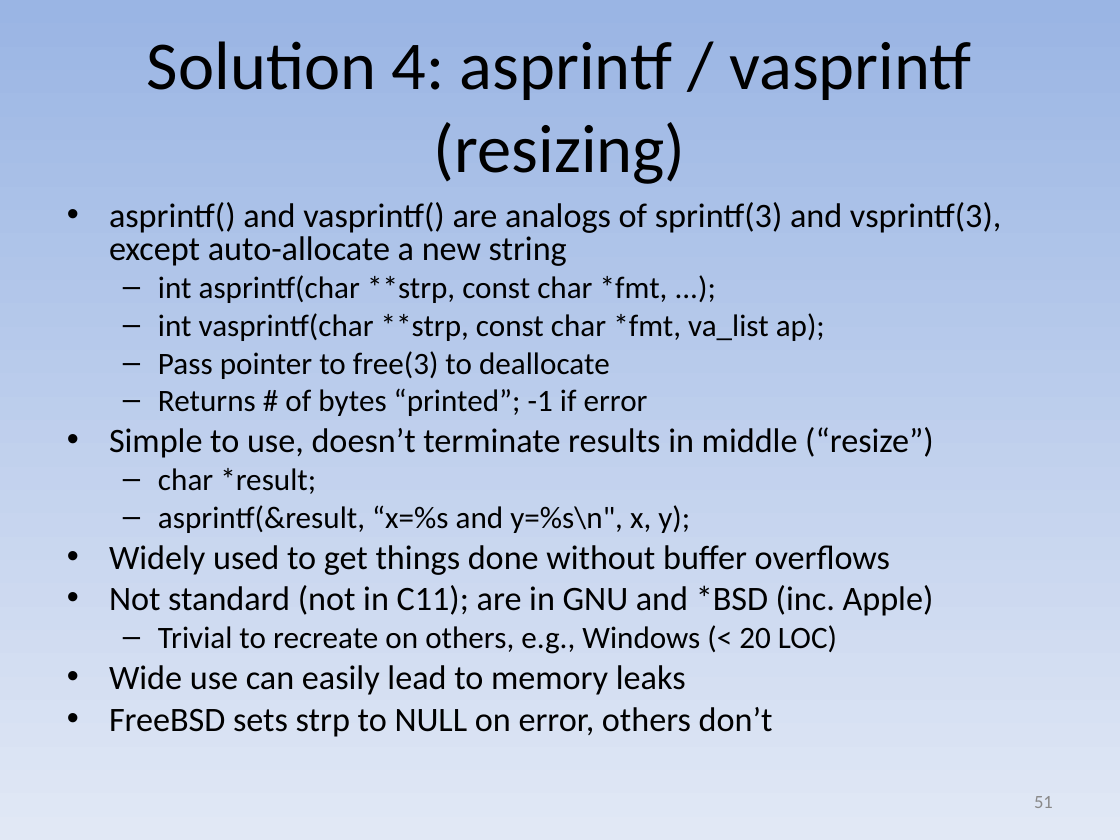
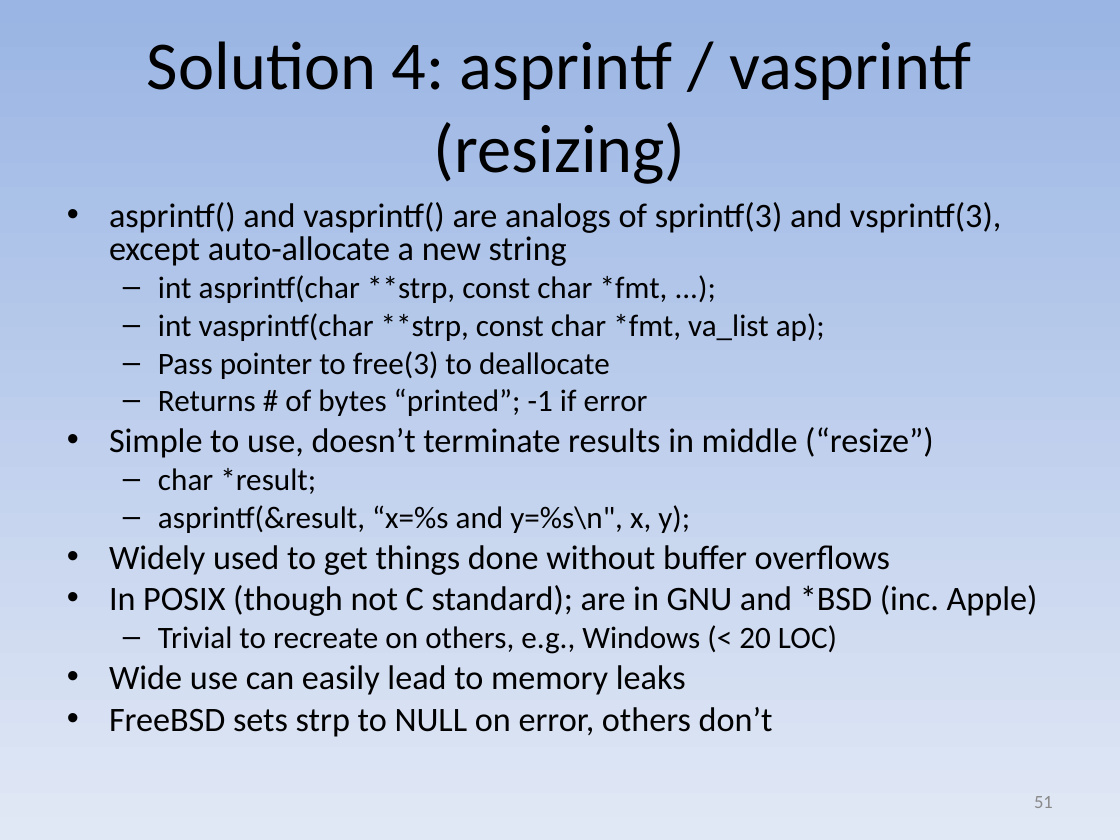
Before and after one commit to david-a-wheeler/david-a-wheeler.github.io, a slide deck: slide 51 of secure-class/presentations/Secure-Software-3-Buffer-Overflow.ppt. Drawn at 1120x840 pixels with LibreOffice and Linux fonts; fonts in the diff are those of the drawing. Boxes give left, top, right and bottom in pixels: in the first picture for what was removed or moved away, otherwise in the second. Text is boxed around its words. In the diff, an @@ line names an element or a change of style, - is before the commit and + after.

```diff
--- a/secure-class/presentations/Secure-Software-3-Buffer-Overflow.ppt
+++ b/secure-class/presentations/Secure-Software-3-Buffer-Overflow.ppt
@@ text at (109,585,1038,616): text changed @@
-• Not standard (not in C11); are in GNU and *BSD (inc. Apple)
+• In POSIX (though not C standard); are in GNU and *BSD (inc. Apple)
```
Also in this commit, not shown: 2 other slides changed.
